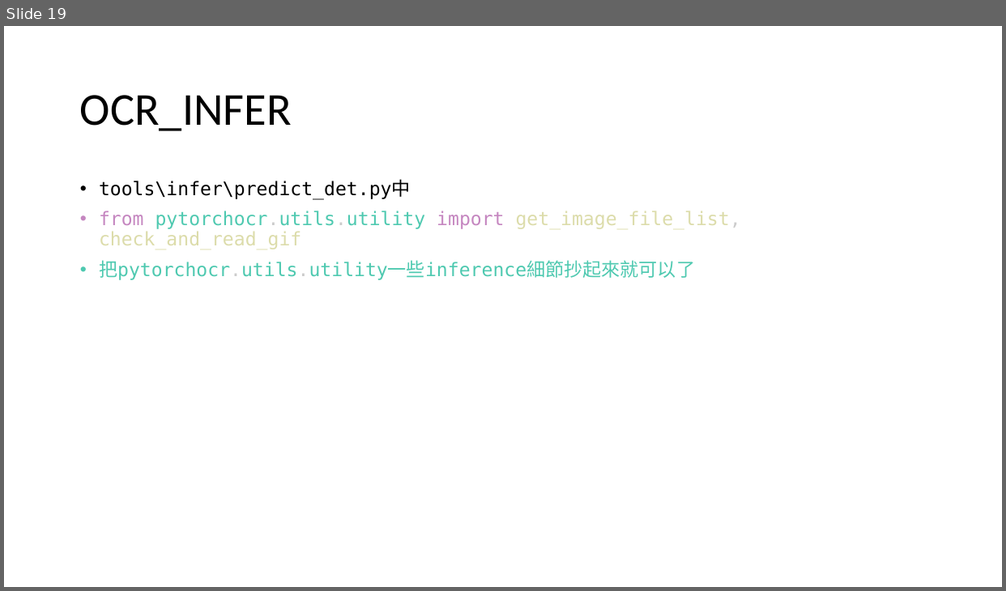
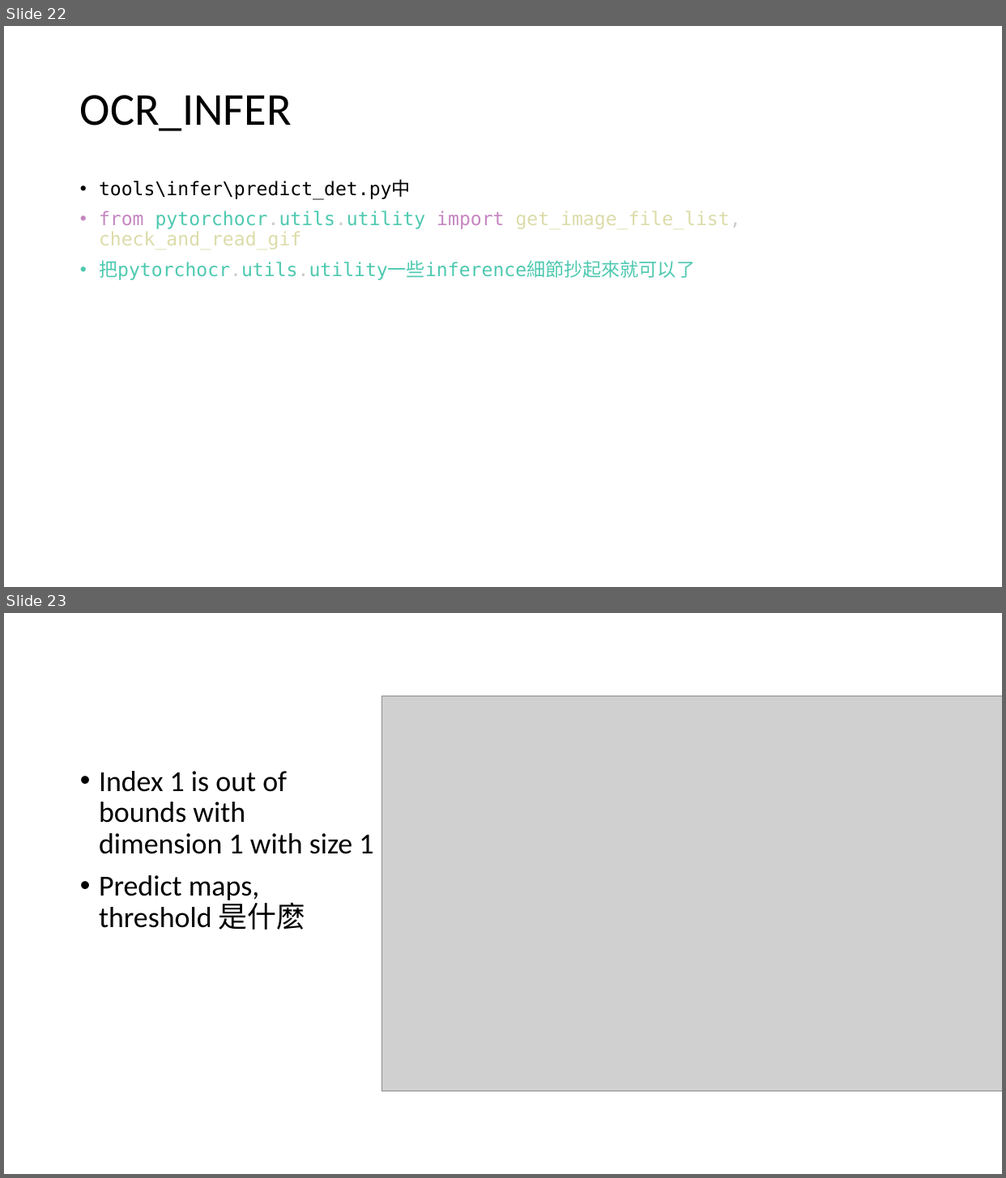
Before and after one commit to Ping-ChenTsai417/ocr_training_det, a slide deck: Torch_train.pptx. Shown one above the other, each under a label of ours: slide 19 before the commit, slides 22 and 23 after it. The pictures are 1006x591 and 1006x1178 pixels, drawn with LibreOffice and Linux fonts; fonts in the diff are those of the drawing; grey boxes stand for pictures. Boxes give left, top, right and bottom in pixels: in the first picture for what was removed or moved away, otherwise in the second. Text is boxed around its words. In the diff, an @@ line names an element or a change of style, - is before the commit and + after.

```diff
--- a/Torch_train.pptx
+++ b/Torch_train.pptx
@@ slide 23 added at (x1=4, y1=613, x2=1002, y2=1174), background #FFFFFF @@
@@ picture added at (x1=382, y1=696, x2=1002, y2=1091) @@
@@ text added at (x1=99, y1=771, x2=373, y2=930), 28 pt, text #000000 @@
+• Index 1 is out of bounds with dimension 1 with size 1
+• Predict maps, threshold 是什麽
@@ what was slide 19 is now slide 22 @@
```
Also in this commit, not shown: 1 slide changed, 3 other slides added, 7 other files.
